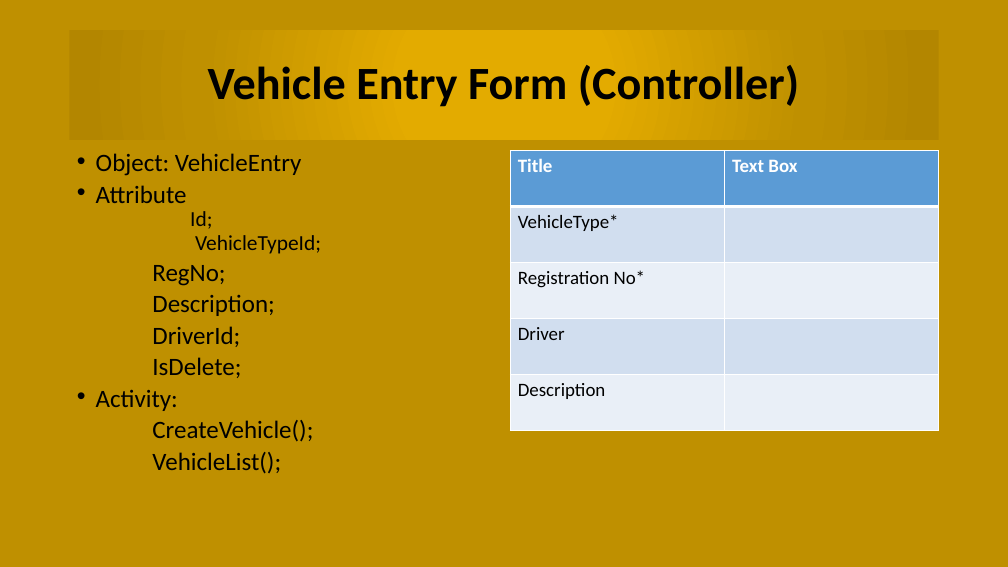
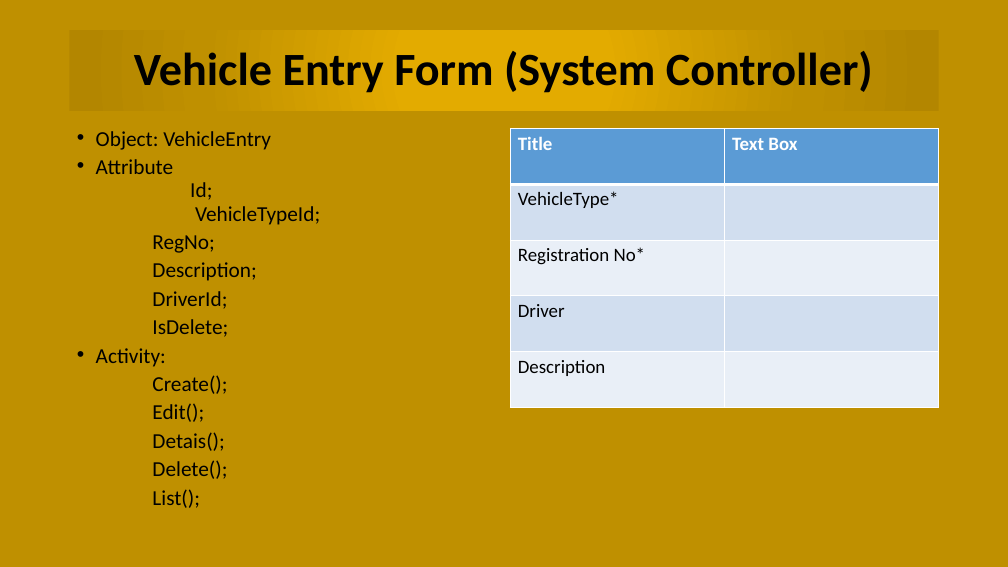
Before and after one commit to chittoranjan/BCCVehicleManagemant, a slide deck: slide 15 of Document/Vehicle Management Presentation.pptx (slide 7 before the commit). Drawn at 1008x567 pixels with LibreOffice and Linux fonts; fonts in the diff are those of the drawing. Boxes give left, top, right and bottom in pixels: in the first picture for what was removed or moved away, otherwise in the second. Text is boxed around its words. In the diff, an @@ line names an element or a change of style, - is before the commit and + after.

```diff
--- a/Document/Vehicle Management Presentation.pptx
+++ b/Document/Vehicle Management Presentation.pptx
@@ title "Vehicle Entry Form (System Controller)" resized from (x1=70, y1=30, x2=939, y2=140) to (x1=70, y1=30, x2=939, y2=111) @@
@@ title at (x1=134, y1=51, x2=873, y2=93): text changed @@
-Vehicle Entry Form (Controller)
+Vehicle Entry Form (System Controller)
@@ text "Object: VehicleEntry" moved from (x1=96, y1=153, x2=321, y2=474) to (x1=96, y1=131, x2=320, y2=508) @@
@@ text at (x1=96, y1=131, x2=320, y2=367): size 23.8 to 20.3 pt in "Object: VehicleEntry", "Attribute", "RegNo;", "Description;" and 3 more places; size 20.4 to 20.3 pt in "Id;", "VehicleTypeId;" @@
@@ table moved from (x1=510, y1=151, x2=938, y2=431) to (x1=510, y1=129, x2=938, y2=408) @@
@@ text at (x1=152, y1=375, x2=227, y2=508): text changed; size 23.8 to 20.3 pt @@
-CreateVehicle();
-VehicleList();
+Create();
+Edit();
+Detais();
+Delete();
+List();
```
Also in this commit, not shown: 11 other slides changed, 12 slides added, 2 slides removed, 45 other files.
